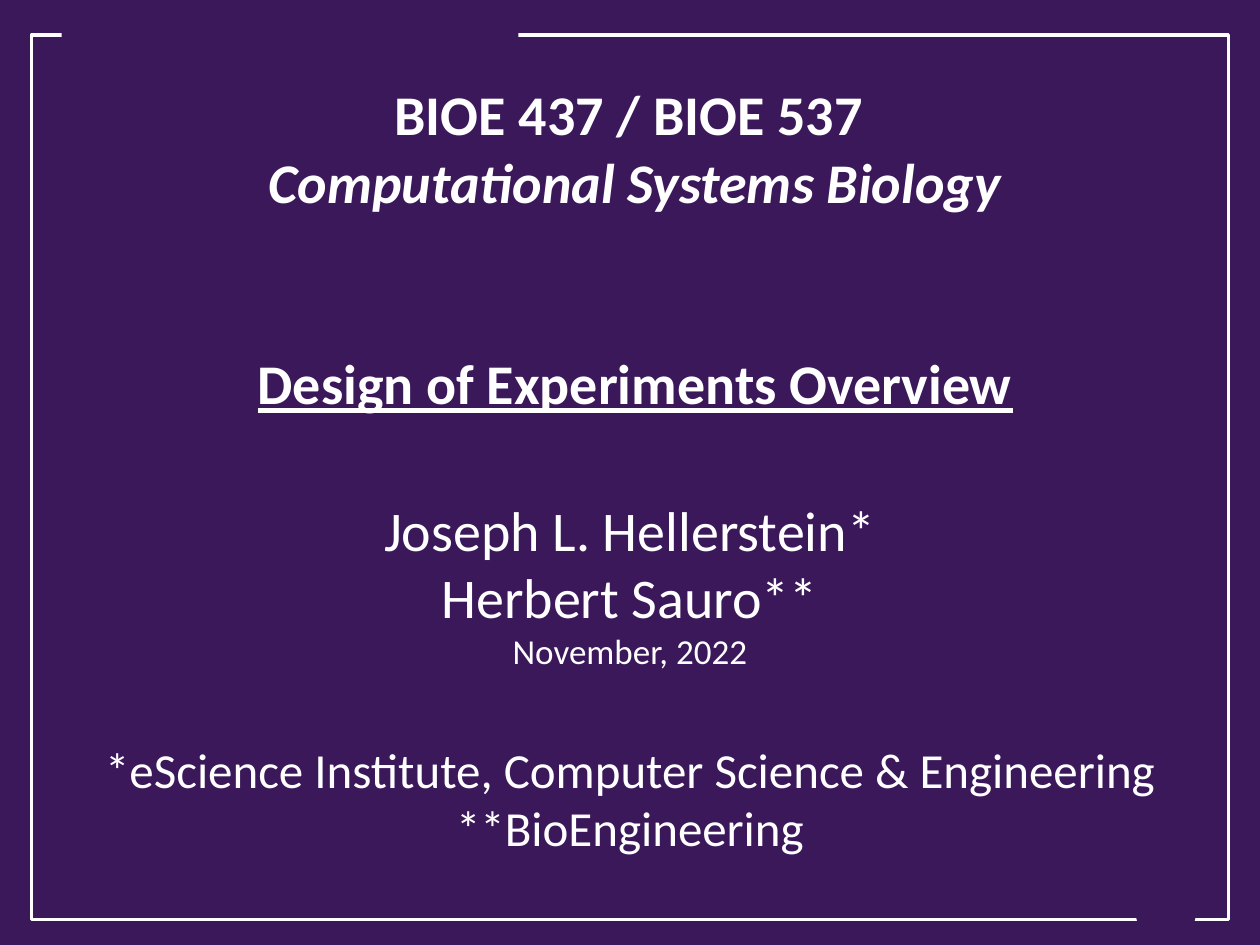
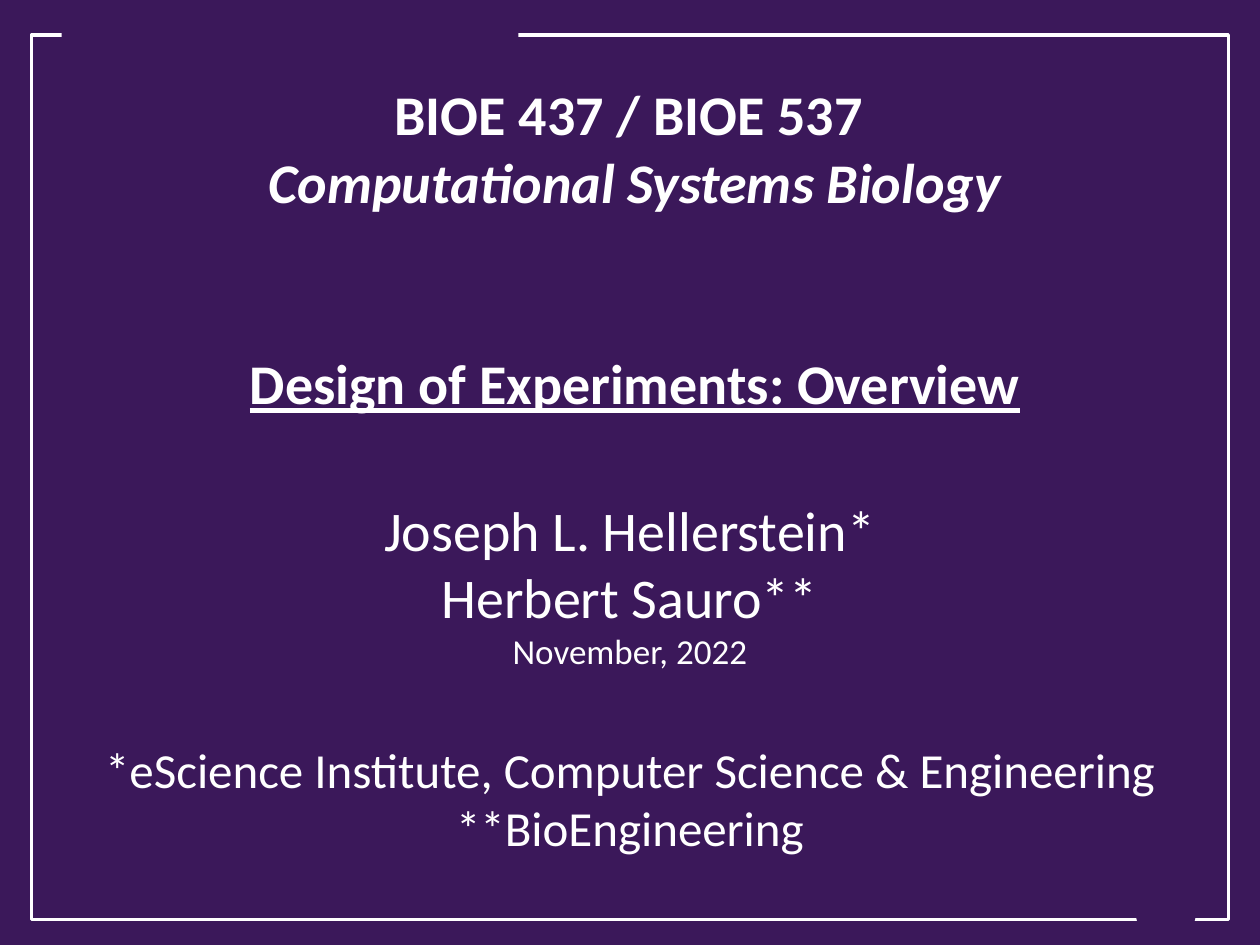
Before and after one commit to ModelEngineering/BIOEN-437, a slide deck: slide 1 of Lectures/Design-Of-Experiments/doe_overview.pptx. Drawn at 1260x945 pixels with LibreOffice and Linux fonts; fonts in the diff are those of the drawing; background and template pictures are left out. Boxes give left, top, right and bottom in pixels: in the first picture for what was removed or moved away, otherwise in the second. Text is boxed around its words. In the diff, an @@ line names an element or a change of style, - is before the commit and + after.

Commit message:
Updated DOE slides. Adding programming

```diff
--- a/Lectures/Design-Of-Experiments/doe_overview.pptx
+++ b/Lectures/Design-Of-Experiments/doe_overview.pptx
@@ title at bbox=[250, 98, 1019, 414]: text changed @@
-BIOE 437 / BIOE 537
-Computational Systems Biology
-Design of Experiments Overview
+BIOE 437 / BIOE 537
+Computational Systems Biology
+Design of Experiments: Overview
```
Also in this commit, not shown: 1 other file.
